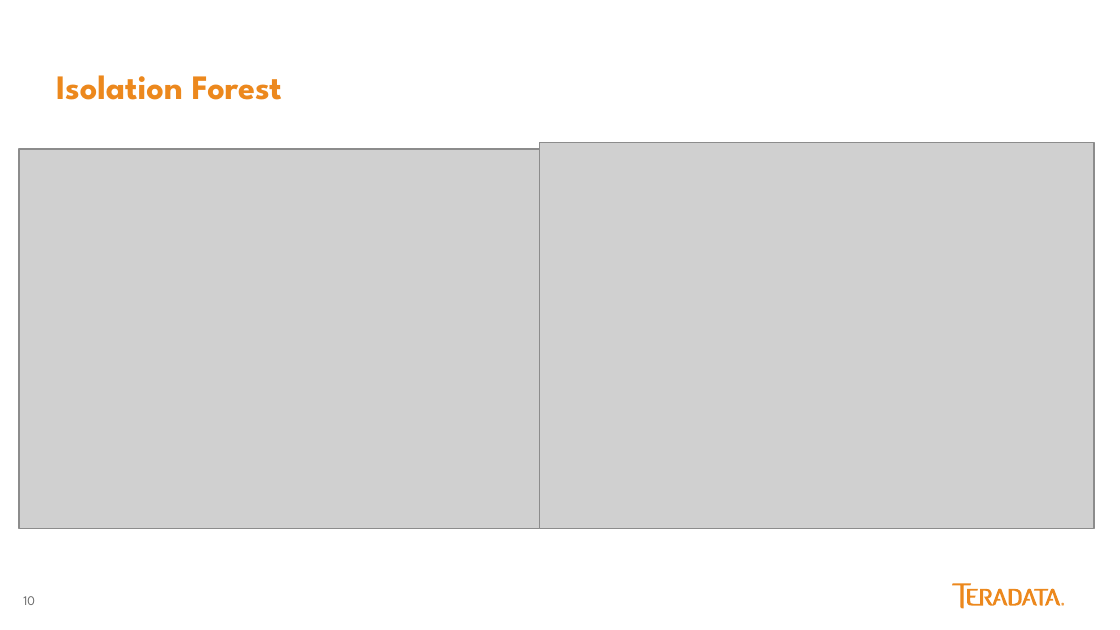
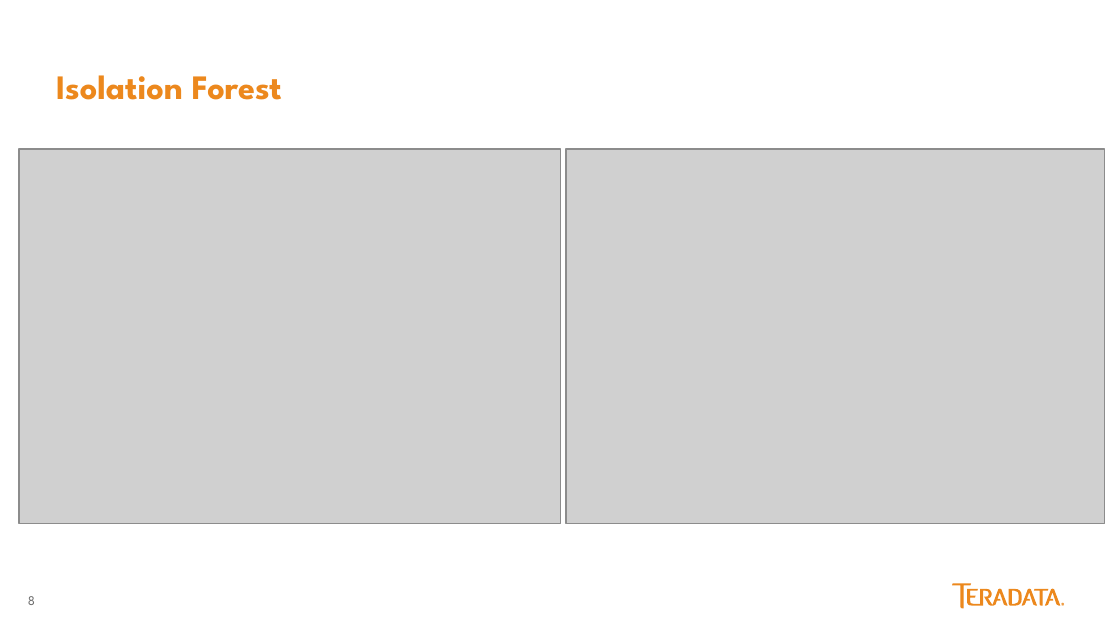
Before and after one commit to jackalwoods/Anomaly-Detection, a slide deck: slide 8 of Anamoly Detection.pptx (slide 10 before the commit). Drawn at 1120x630 pixels with LibreOffice and Linux fonts; fonts in the diff are those of the drawing; grey boxes stand for pictures. Boxes give left, top, right and bottom in pixels: in the first picture for what was removed or moved away, otherwise in the second. Text is boxed around its words. In the diff, an @@ line names an element or a change of style, - is before the commit and + after.

```diff
--- a/Anamoly Detection.pptx
+++ b/Anamoly Detection.pptx
@@ picture: place and size @@
-picture at [19,149,568,529]
+picture at [19,149,560,524]
@@ picture: place and size @@
-picture at [539,142,1093,529]
+picture at [566,149,1104,524]
@@ page number at [28,596,35,605]: text changed @@
-10
+8
```
Also in this commit, not shown: 9 other slides changed.
